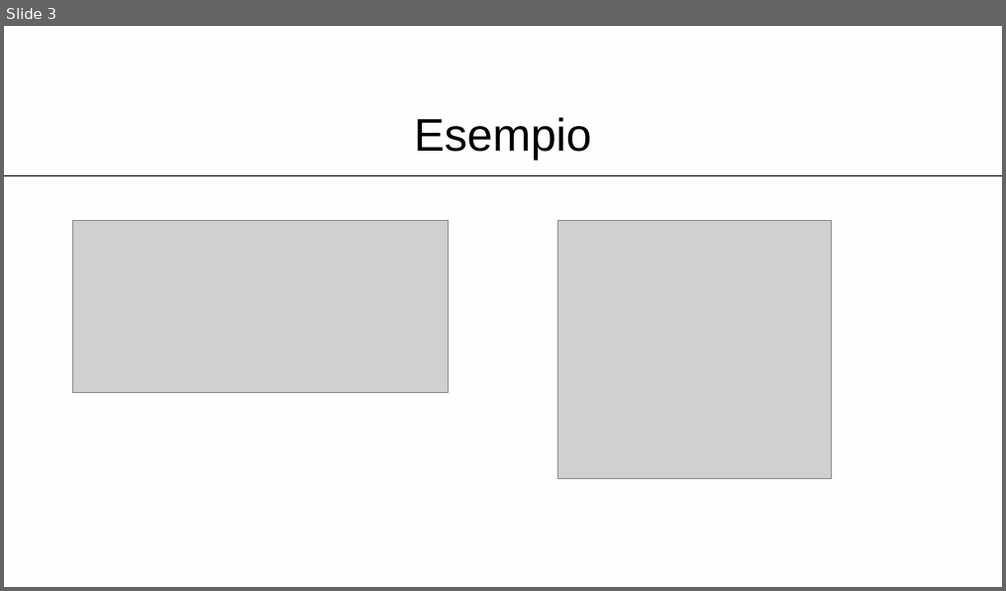
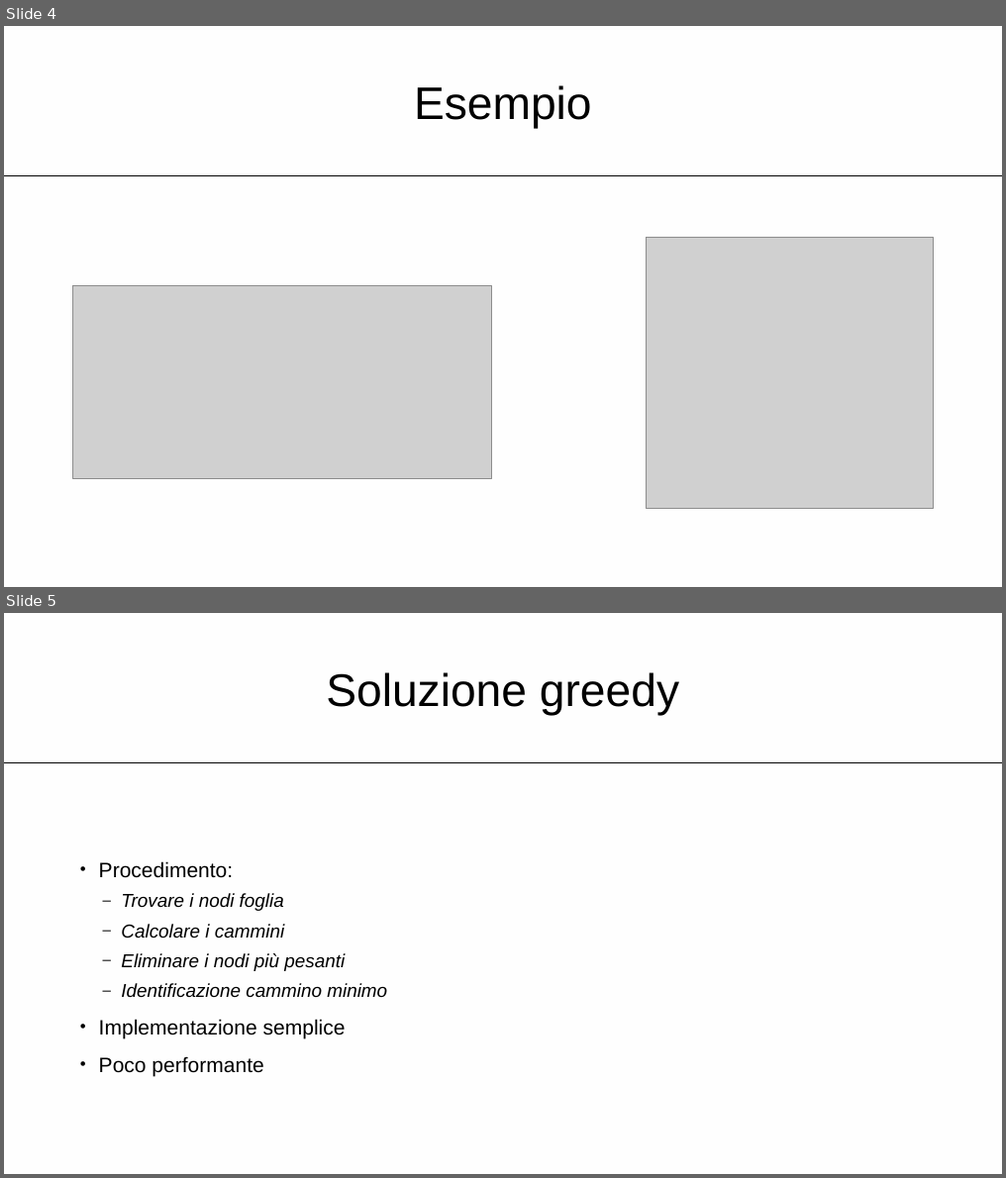
Before and after one commit to gabrialessi/MapOfTasks, a slide deck: Presentazione/Presentazione.pptx. Shown one above the other, each under a label of ours: slide 3 before the commit, slides 4 and 5 after it. The pictures are 1006x591 and 1006x1178 pixels, drawn with LibreOffice and Linux fonts; fonts in the diff are those of the drawing; grey boxes stand for pictures. Boxes give left, top, right and bottom in pixels: in the first picture for what was removed or moved away, otherwise in the second. Text is boxed around its words. In the diff, an @@ line names an element or a change of style, - is before the commit and + after.

```diff
--- a/Presentazione/Presentazione.pptx
+++ b/Presentazione/Presentazione.pptx
@@ slide 5 added at bbox=[4, 613, 1002, 1174], background #EAEAEA at 3% opacity; not listed: 1 template element that a slide beside it also shows @@
@@ title added at bbox=[326, 672, 679, 716], 44 pt, text #000000 @@
+Soluzione greedy
@@ text added at bbox=[99, 861, 387, 1076], 18 pt, text #000000, italic @@
+• Procedimento:
+  – Trovare i nodi foglia
+  – Calcolare i cammini
+  – Eliminare i nodi più pesanti
+  – Identificazione cammino minimo
+• Implementazione semplice
+• Poco performante
@@ what was slide 3 is now slide 4 @@
@@ slide 4 changed as well @@
@@ title "Esempio": place and size @@
-title "Esempio" at bbox=[414, 117, 592, 161]
+title "Esempio" at bbox=[414, 85, 592, 129]
@@ picture: place and size @@
-picture at bbox=[558, 221, 832, 478]
+picture at bbox=[647, 237, 934, 509]
@@ picture: place and size @@
-picture at bbox=[73, 221, 449, 393]
+picture at bbox=[73, 286, 492, 479]
```
Also in this commit, not shown: 3 other slides changed, 4 other slides added, 2 slides removed.
